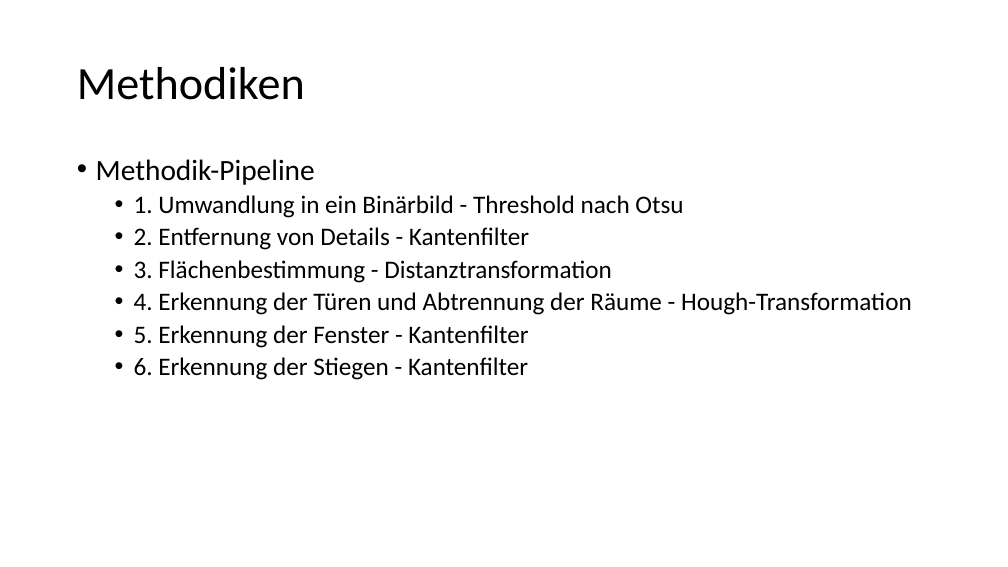
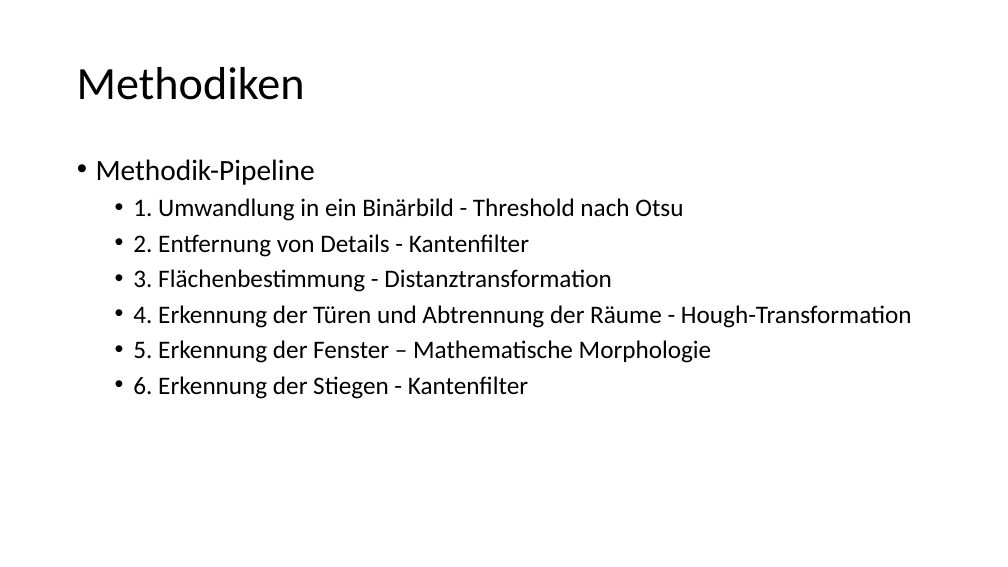
Before and after one commit to flo-lan/roomorithm, a slide deck: slide 4 of EDBVPRAESI.pptx. Drawn at 1008x567 pixels with LibreOffice and Linux fonts; fonts in the diff are those of the drawing. Boxes give left, top, right and bottom in pixels: in the first picture for what was removed or moved away, otherwise in the second. Text is boxed around its words. In the diff, an @@ line names an element or a change of style, - is before the commit and + after.

```diff
--- a/EDBVPRAESI.pptx
+++ b/EDBVPRAESI.pptx
@@ text at [96,159,912,399]: line spacing 0.9 to 1 @@
@@ text at [133,340,712,363]: text changed @@
-  • 5. Erkennung der Fenster - Kantenfilter
+  • 5. Erkennung der Fenster – Mathematische Morphologie
```
Also in this commit, not shown: 2 other slides changed, 2 slides added, 1 slide removed.
